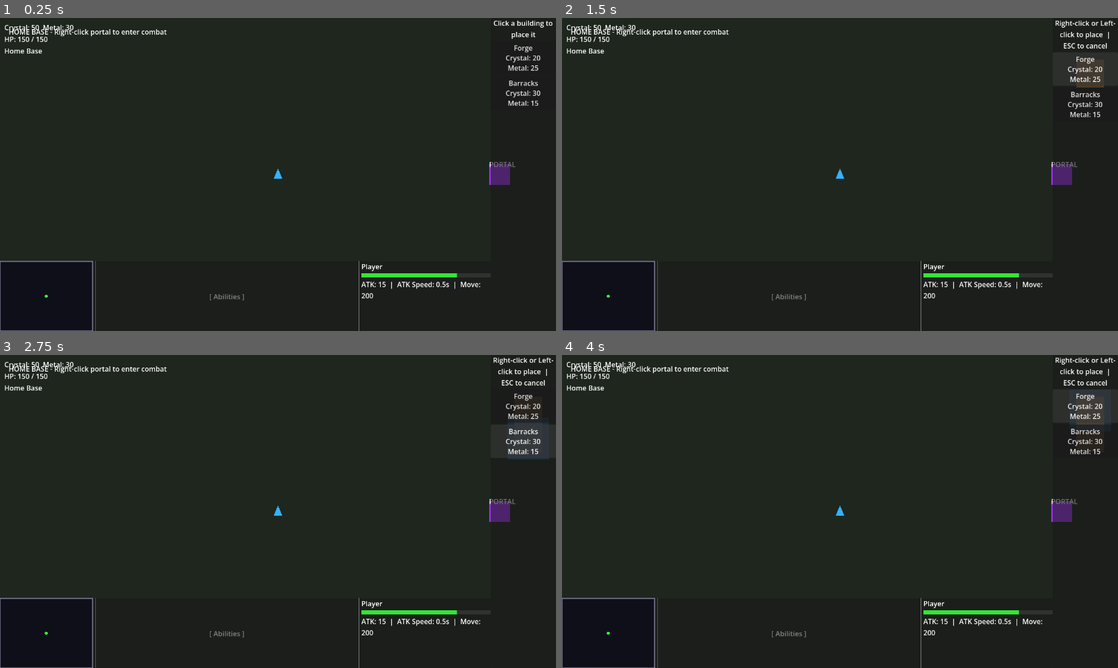
Above: before the commit, frames 1-4 (two rows, left to right).
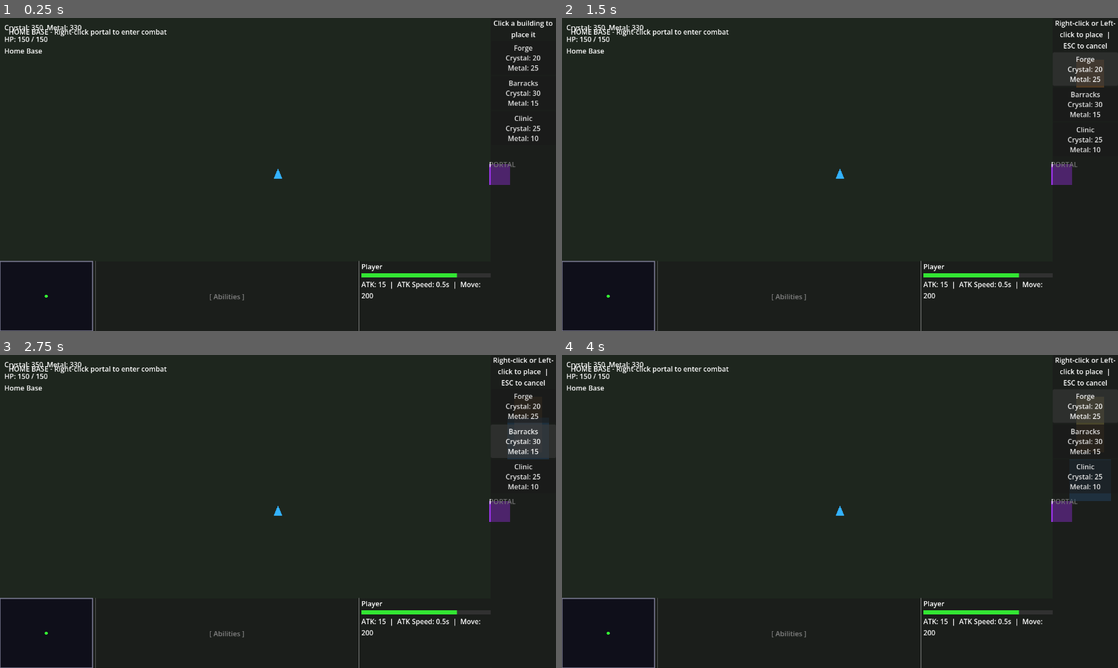
Above: after the commit, the same moments.

Repository: Odin94/Voidcraft
Game: Godot game, scene res://scenes/main/main.tscn
Two runs of this game, one before a commit and one after it. Both use one fixed random seed, a clock stepped at 60 frames per second and the inputs below.
Inputs (mouse positions are in pixels of both pictures, inside the frame that each line leads up to):
- Up to frame 1 (0.25 s): no input
- Up to frame 2 (1.5 s): click "Forge Crystal: 20 Metal: 25" at 0.5 s; click "Forge Crystal: 20 Metal: 25" at 1.25 s
- Up to frame 3 (2.75 s): click "Barracks Crystal: 30 Metal: 15" at 2 s
- Up to frame 4 (4 s): click (1084, 477) at 2.75 s, where only the run after the commit has a clickable "Clinic Crystal: 25 Metal: 10"; click "Forge Crystal: 20 Metal: 25" at 3.5 s

The runs differ from the first frame. In frame 1, 0.2% of the frame differs, in the area x 5-98%, y 2-40%; in frame 2, 0.2%; in frame 3, 0.2%; in frame 4, 0.5%, in the area x 5-99%, y 2-47%.

Commit message:
Add building upgrades for dmg, movespeed, healing between maps

Diff:
--- a/autoloads/resource_manager.gd
+++ b/autoloads/resource_manager.gd
@@ -2,8 +2,8 @@
 ## Tracks player resources (crystals, metal, etc).
 
 var _resources: Dictionary = {
-	"crystal": 50,
-	"metal": 30,
+	"crystal": 350,
+	"metal": 330,
 }
 
 func get_amount(resource_name: String) -> int:
--- /dev/null
+++ b/resources/buildings/clinic.tres
@@ -0,0 +1,12 @@
+[gd_resource type="Resource" script_class="BuildingData" load_steps=2 format=3]
+
+[ext_resource type="Script" path="res://resources/building_data.gd" id="1"]
+
+[resource]
+script = ExtResource("1")
+display_name = "Clinic"
+cost = { "crystal": 25, "metal": 10 }
+size = Vector2i(2, 2)
+max_level = 3
+color = Color(0.2, 0.8, 0.5, 1)
+description = "Heals the player between combat runs. Upgrade for larger heals."
--- /dev/null
+++ b/scenes/buildings/clinic_building.gd
@@ -0,0 +1,49 @@
+extends "res://scenes/buildings/building_base.gd"
+## Clinic: heals the player while at the home base. Upgrade for larger heals.
+
+const BASE_HEAL      := 30.0
+const HEAL_PER_LEVEL := 20.0
+const HEAL_COST      := {"crystal": 15}
+
+func get_building_actions() -> Array:
+	var player      := _get_player()
+	var heal_amount := BASE_HEAL + (level - 1) * HEAL_PER_LEVEL
+	var actions     := [
+		{
+			"label": "Heal Player  +%.0f HP  (Crystal: %d)" % [heal_amount, HEAL_COST["crystal"]],
+			"enabled": is_instance_valid(player) and ResourceManager.can_afford_dict(HEAL_COST),
+			"callback": func(): _do_heal(player, heal_amount)
+		}
+	]
+
+	if level < building_data.max_level:
+		var upgrade_cost := get_upgrade_cost()
+		var next_heal    := BASE_HEAL + level * HEAL_PER_LEVEL
+		var uc_text      := ""
+		for key in upgrade_cost:
+			uc_text += "%s: %d  " % [key.capitalize(), upgrade_cost[key]]
+		actions.append({
+			"label": "Upgrade Clinic  (next heal: +%.0f HP)  %s" % [next_heal, uc_text.strip_edges()],
+			"enabled": ResourceManager.can_afford_dict(upgrade_cost),
+			"callback": func(): upgrade()
+		})
+	else:
+		actions.append({
+			"label": "Max level  (%.0f HP per heal)" % heal_amount,
+			"enabled": false,
+			"callback": func(): pass
+		})
+
+	return actions
+
+func _do_heal(player: Node2D, amount: float) -> void:
+	if not is_instance_valid(player) or not ResourceManager.spend_dict(HEAL_COST):
+		return
+	player.heal_player(amount)
+	print("[Clinic] healed player for %.0f HP" % amount)
+
+func _get_player() -> Node2D:
+	var players := get_tree().get_nodes_in_group("player")
+	if players.size() > 0:
+		return players[0]
+	return null
--- /dev/null
+++ b/scenes/buildings/clinic_building.tscn
@@ -0,0 +1,8 @@
+[gd_scene format=3 uid="uid://clnc001"]
+
+[ext_resource type="Script" path="res://scenes/buildings/clinic_building.gd" id="1"]
+
+[node name="ClinicBuilding" type="StaticBody2D"]
+collision_layer = 32
+collision_mask = 0
+script = ExtResource("1")
--- /dev/null
+++ b/scenes/buildings/forge_building.gd
@@ -0,0 +1,75 @@
+extends "res://scenes/buildings/building_base.gd"
+## Forge: three independent player upgrade tracks — damage, speed, and max health.
+## Each track can be purchased up to MAX_UPGRADES times regardless of building level.
+
+const DAMAGE_BONUS := 5.0
+const SPEED_BONUS  := 20.0
+const HEALTH_BONUS := 25.0
+const MAX_UPGRADES := 3
+
+const DMG_COST := {"crystal": 25, "metal": 20}
+const SPD_COST := {"crystal": 20, "metal": 15}
+const HP_COST  := {"crystal": 30, "metal": 10}
+
+var damage_upgrades: int = 0
+var speed_upgrades:  int = 0
+var health_upgrades: int = 0
+
+func get_building_actions() -> Array:
+	var player := _get_player()
+	return [
+		{
+			"label": "Upgrade Damage  +%d ATK  [%d/%d]  Crystal:%d  Metal:%d" % [
+				int(DAMAGE_BONUS), damage_upgrades, MAX_UPGRADES,
+				DMG_COST["crystal"], DMG_COST["metal"]
+			],
+			"enabled": damage_upgrades < MAX_UPGRADES and ResourceManager.can_afford_dict(DMG_COST),
+			"callback": func(): _purchase_damage(player)
+		},
+		{
+			"label": "Upgrade Speed  +%d Move  [%d/%d]  Crystal:%d  Metal:%d" % [
+				int(SPEED_BONUS), speed_upgrades, MAX_UPGRADES,
+				SPD_COST["crystal"], SPD_COST["metal"]
+			],
+			"enabled": speed_upgrades < MAX_UPGRADES and ResourceManager.can_afford_dict(SPD_COST),
+			"callback": func(): _purchase_speed(player)
+		},
+		{
+			"label": "Upgrade Health  +%d Max HP  [%d/%d]  Crystal:%d  Metal:%d" % [
+				int(HEALTH_BONUS), health_upgrades, MAX_UPGRADES,
+				HP_COST["crystal"], HP_COST["metal"]
+			],
+			"enabled": health_upgrades < MAX_UPGRADES and ResourceManager.can_afford_dict(HP_COST),
+			"callback": func(): _purchase_health(player)
+		}
+	]
+
+func _purchase_damage(player: Node2D) -> void:
+	if damage_upgrades >= MAX_UPGRADES or not ResourceManager.spend_dict(DMG_COST):
+		return
+	damage_upgrades += 1
+	if is_instance_valid(player):
+		player.apply_damage_upgrade(DAMAGE_BONUS)
+	print("[Forge] damage upgraded x%d (+%.0f ATK)" % [damage_upgrades, DAMAGE_BONUS])
+
+func _purchase_speed(player: Node2D) -> void:
+	if speed_upgrades >= MAX_UPGRADES or not ResourceManager.spend_dict(SPD_COST):
+		return
+	speed_upgrades += 1
+	if is_instance_valid(player):
+		player.apply_speed_upgrade(SPEED_BONUS)
+	print("[Forge] speed upgraded x%d (+%.0f Move)" % [speed_upgrades, SPEED_BONUS])
+
+func _purchase_health(player: Node2D) -> void:
+	if health_upgrades >= MAX_UPGRADES or not ResourceManager.spend_dict(HP_COST):
+		return
+	health_upgrades += 1
+	if is_instance_valid(player):
+		player.apply_health_upgrade(HEALTH_BONUS)
+	print("[Forge] health upgraded x%d (+%.0f Max HP)" % [health_upgrades, HEALTH_BONUS])
+
+func _get_player() -> Node2D:
+	var players := get_tree().get_nodes_in_group("player")
+	if players.size() > 0:
+		return players[0]
+	return null
--- /dev/null
+++ b/scenes/buildings/forge_building.tscn
@@ -0,0 +1,8 @@
+[gd_scene format=3 uid="uid://frge001"]
+
+[ext_resource type="Script" path="res://scenes/buildings/forge_building.gd" id="1"]
+
+[node name="ForgeBuilding" type="StaticBody2D"]
+collision_layer = 32
+collision_mask = 0
+script = ExtResource("1")
--- a/scenes/player/player.gd
+++ b/scenes/player/player.gd
@@ -3,6 +3,8 @@
 ## Input routing lives in PlayerInput; move indicator lives in MoveIndicator.
 
 const SPEED := 200.0
+
+var _speed_bonus: float = 0.0
 
 # Instead of a state machine, the player executes commands from a queue.
 # Each command's tick() returns true while running, false when done (auto-popped).
@@ -102,6 +104,27 @@
 	# building_menu.gd listens for value 3 = PLACING_BUILDING
 	EventBus.player_state_changed.emit(3)
 
+func get_speed() -> float:
+	return SPEED + _speed_bonus
+
+func apply_damage_upgrade(amount: float) -> void:
+	combat.damage += amount
+	print("[Player] damage upgraded to %.1f" % combat.damage)
+
+func apply_speed_upgrade(amount: float) -> void:
+	_speed_bonus += amount
+	nav_agent.max_speed = SPEED + _speed_bonus
+	print("[Player] speed upgraded to %.1f" % (SPEED + _speed_bonus))
+
+func apply_health_upgrade(amount: float) -> void:
+	health_component.max_hp += amount
+	health_component.current_hp = minf(health_component.current_hp + amount, health_component.max_hp)
+	health_component.health_changed.emit(health_component.current_hp, health_component.max_hp)
+	print("[Player] max HP upgraded to %.1f" % health_component.max_hp)
+
+func heal_player(amount: float) -> void:
+	health_component.heal(amount)
+
 func face_direction(dir: Vector2) -> void:
 	if dir.length() > 0.1:
 		sprite.rotation = dir.angle() + PI / 2
@@ -153,7 +176,7 @@
 			return false
 		var next_pos := _nav_agent.get_next_path_position()
 		var dir := _player.global_position.direction_to(next_pos)
-		_player.velocity = dir * 200.0
+		_player.velocity = dir * _player.get_speed()
 		_player.move_and_slide()
 		if dir.length() > 0.1:
 			_sprite.rotation = dir.angle() + PI / 2
@@ -184,7 +207,7 @@
 		_nav_agent.target_position = _target.global_position
 		var next_pos := _nav_agent.get_next_path_position()
 		var dir := _player.global_position.direction_to(next_pos)
-		_player.velocity = dir * 200.0
+		_player.velocity = dir * _player.get_speed()
 		_player.move_and_slide()
 		if dir.length() > 0.1:
 			_sprite.rotation = dir.angle() + PI / 2
@@ -294,7 +317,7 @@
 			return false
 		var next_pos := _nav_agent.get_next_path_position()
 		var dir := _player.global_position.direction_to(next_pos)
-		_player.velocity = dir * 200.0
+		_player.velocity = dir * _player.get_speed()
 		_player.move_and_slide()
 		if dir.length() > 0.1:
 			_sprite.rotation = dir.angle() + PI / 2
--- a/scenes/player/player_building.gd
+++ b/scenes/player/player_building.gd
@@ -4,6 +4,10 @@
 
 const GRID_SIZE := 32
 const BUILDING_SCENE := preload("res://scenes/buildings/building_base.tscn")
+const BUILDING_SCENES: Dictionary = {
+	"Forge":  preload("res://scenes/buildings/forge_building.tscn"),
+	"Clinic": preload("res://scenes/buildings/clinic_building.tscn"),
+}
 
 var placing_data: BuildingData = null
 
@@ -51,7 +55,8 @@
 	var pos := _ghost.global_position
 	print("[PlayerBuilding] placing %s at %s" % [placing_data.display_name, str(pos.snapped(Vector2.ONE))])
 	ResourceManager.spend_dict(placing_data.cost)
-	var building := BUILDING_SCENE.instantiate()
+	var scene: PackedScene = BUILDING_SCENES.get(placing_data.display_name, BUILDING_SCENE)
+	var building := scene.instantiate()
 	building.global_position = pos
 	building.setup(placing_data)
 	_add_to_map(building)
--- a/scenes/player/player_combat.gd
+++ b/scenes/player/player_combat.gd
@@ -5,6 +5,8 @@
 const ATTACK_RANGE := 150.0
 const ATTACK_COOLDOWN := 0.5
 const PROJECTILE_SCENE := preload("res://scenes/projectiles/projectile.tscn")
+
+var damage: float = 15.0
 
 var _player: CharacterBody2D
 var _sprite: Polygon2D
@@ -20,7 +22,7 @@
 	var proj := PROJECTILE_SCENE.instantiate()
 	proj.global_position = _player.global_position
 	proj.direction = _player.global_position.direction_to(target.global_position)
-	proj.damage = 15.0
+	proj.damage = damage
 	proj.source = "player"
 	_player.get_tree().current_scene.add_child(proj)
 	EventBus.projectile_fired.emit(proj)
--- a/scenes/ui/selection_panel.gd
+++ b/scenes/ui/selection_panel.gd
@@ -50,29 +50,43 @@
 
 func _show_building(building: Node2D) -> void:
 	var data: BuildingData = building.building_data
-	var lvl: int = building.level
-	title_label.text = "%s  Lv %d / %d" % [data.display_name, lvl, data.max_level]
 	_set_hp(0.0, 0.0)  # Buildings don't have HP
 	hp_bar_bg.visible = false
-	detail_label.text = data.description if data.description != "" else "No description."
 
-	if lvl < data.max_level:
-		var cost: Dictionary = building.get_upgrade_cost()
-		var cost_text := ""
-		for key in cost:
-			cost_text += "%s: %d  " % [key.capitalize(), cost[key]]
-		var can := ResourceManager.can_afford_dict(cost)
-		var btn := Button.new()
-		btn.text = "Upgrade  (%s)" % cost_text.strip_edges()
-		btn.disabled = not can
-		btn.modulate.a = 1.0 if can else 0.5
-		btn.pressed.connect(_on_upgrade_pressed.bind(building))
-		actions_box.add_child(btn)
+	if building.has_method("get_building_actions"):
+		title_label.text = data.display_name
+		detail_label.text = data.description if data.description != "" else ""
+		for action in building.get_building_actions():
+			var btn := Button.new()
+			btn.text = action["label"]
+			btn.disabled = not action["enabled"]
+			btn.modulate.a = 1.0 if action["enabled"] else 0.5
+			btn.pressed.connect(func():
+				action["callback"].call()
+				_refresh()
+			)
+			actions_box.add_child(btn)
 	else:
-		var lbl := Label.new()
-		lbl.text = "Max level reached"
-		lbl.add_theme_font_size_override("font_size", 11)
-		actions_box.add_child(lbl)
+		var lvl: int = building.level
+		title_label.text = "%s  Lv %d / %d" % [data.display_name, lvl, data.max_level]
+		detail_label.text = data.description if data.description != "" else "No description."
+		if lvl < data.max_level:
+			var cost: Dictionary = building.get_upgrade_cost()
+			var cost_text := ""
+			for key in cost:
+				cost_text += "%s: %d  " % [key.capitalize(), cost[key]]
+			var can := ResourceManager.can_afford_dict(cost)
+			var btn := Button.new()
+			btn.text = "Upgrade  (%s)" % cost_text.strip_edges()
+			btn.disabled = not can
+			btn.modulate.a = 1.0 if can else 0.5
+			btn.pressed.connect(_on_upgrade_pressed.bind(building))
+			actions_box.add_child(btn)
+		else:
+			var lbl := Label.new()
+			lbl.text = "Max level reached"
+			lbl.add_theme_font_size_override("font_size", 11)
+			actions_box.add_child(lbl)
 
 func _on_upgrade_pressed(building: Node2D) -> void:
 	if building.upgrade():
Not shown, added: scenes/buildings/clinic_building.gd.uid
Not shown, added: scenes/buildings/forge_building.gd.uid
Not shown, changed: TODOs.md
